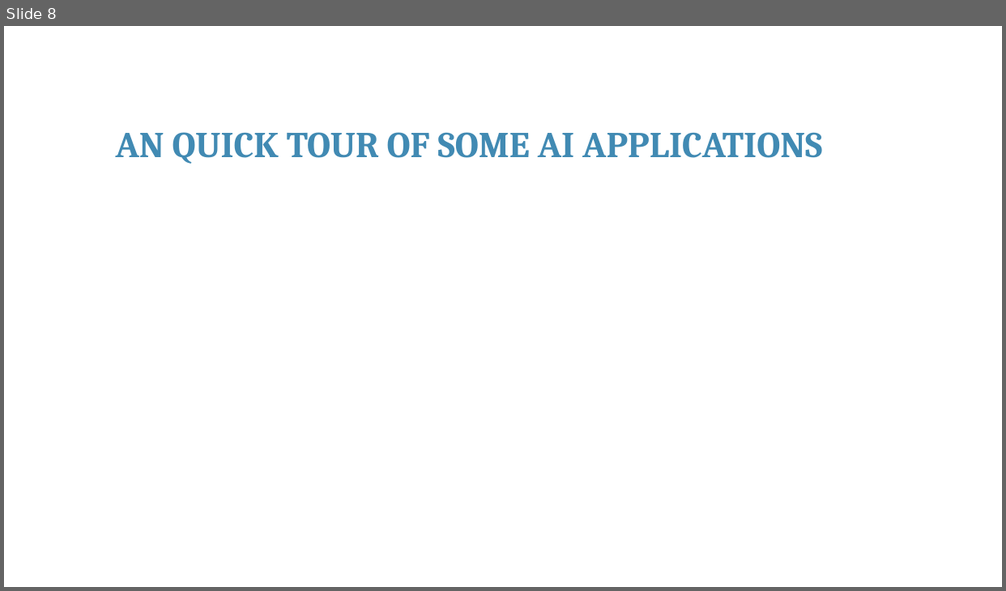
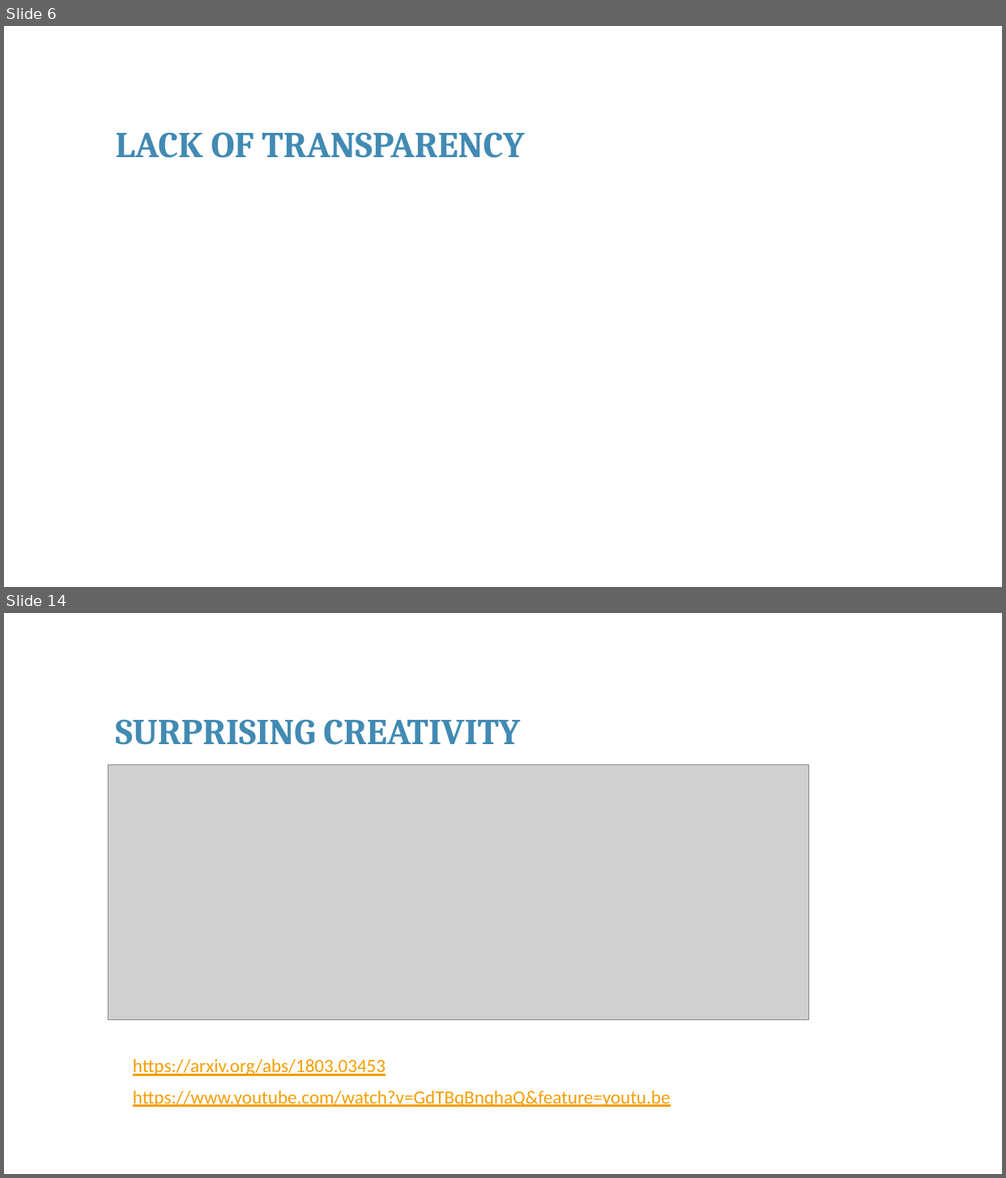
Before and after one commit to franckalbinet/itu-eaco-zanzibar-12-2018, a slide deck: presentations/session-6-ethics-of-ai.pptx. Shown one above the other, each under a label of ours: slide 8 before the commit, slides 6 and 14 after it; the slides between them are not shown. The pictures are 1006x591 and 1006x1178 pixels, drawn with LibreOffice and Linux fonts; fonts in the diff are those of the drawing; grey boxes stand for pictures; background and template pictures are left out. Boxes give left, top, right and bottom in pixels: in the first picture for what was removed or moved away, otherwise in the second. Text is boxed around its words. In the diff, an @@ line names an element or a change of style, - is before the commit and + after.

```diff
--- a/presentations/session-6-ethics-of-ai.pptx
+++ b/presentations/session-6-ethics-of-ai.pptx
@@ slide 14 added at [4, 613, 1002, 1174], background #FFFFFF @@
@@ text added at [116, 719, 520, 745], 35 pt, text #418AB3, bold @@
+SURPRISING CREATIVITY
@@ picture added at [108, 765, 809, 1020] @@
@@ text added at [133, 1059, 386, 1076], 18 pt, text #F59E00, underline @@
+https://arxiv.org/abs/1803.03453
@@ text added at [133, 1091, 671, 1107], 18 pt, text #F59E00, underline @@
+https://www.youtube.com/watch?v=GdTBqBnqhaQ&feature=youtu.be
@@ what was slide 8 is now slide 6 @@
@@ slide 6 changed as well @@
@@ text at [116, 132, 524, 158]: text changed @@
-AN QUICK TOUR OF SOME AI APPLICATIONS
+LACK OF TRANSPARENCY
```
Also in this commit, not shown: 3 other slides changed, 12 other slides added, 30 slides removed, 3 other files.
